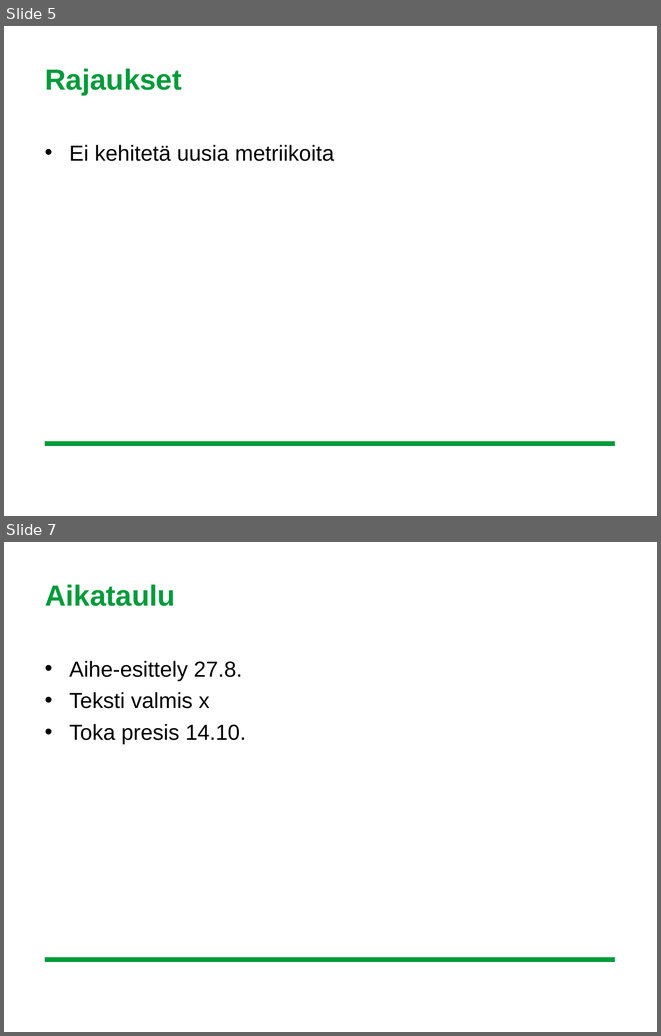
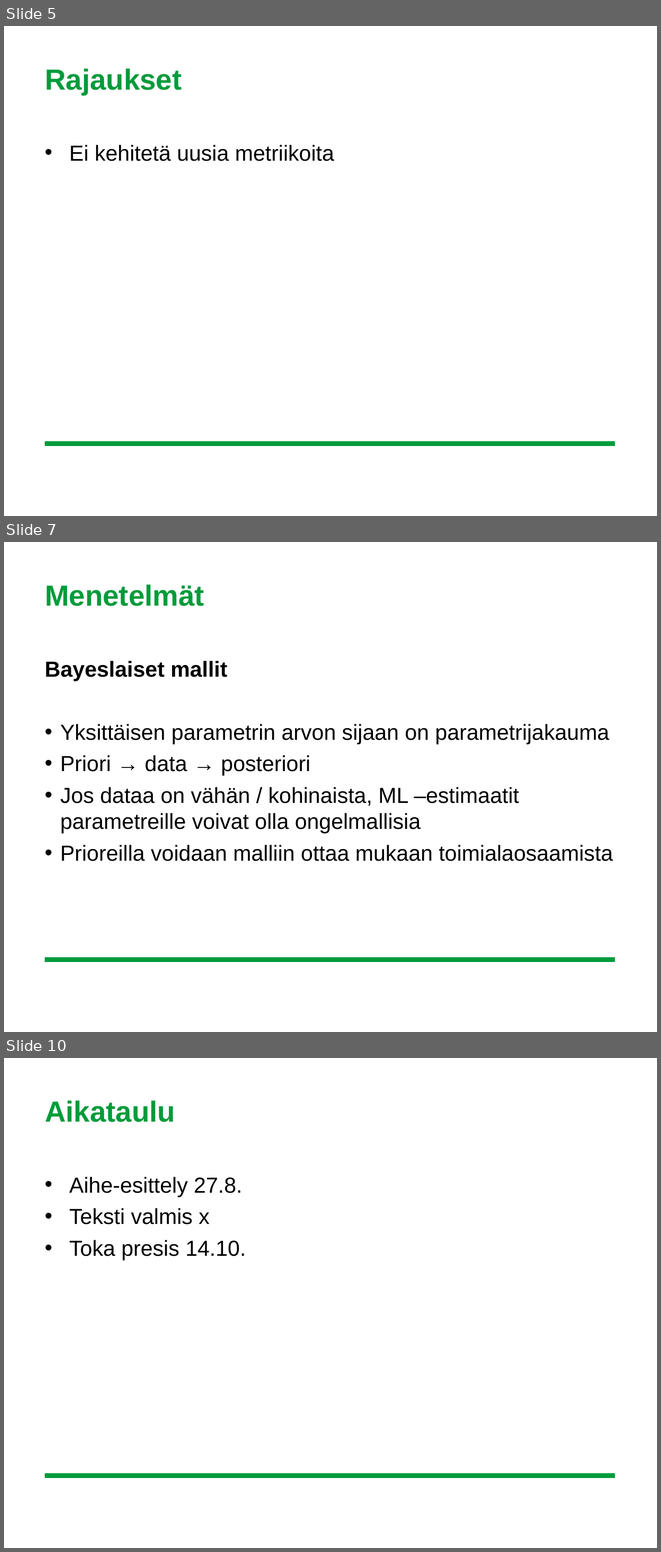
Before and after one commit to leevirontySF/BSC_thesis, a slide deck: aihepresis.ppt. Shown one above the other, each under a label of ours: slides 5 and 7 before the commit, slides 5, 7 and 10 after it; the slides between them are not shown. The pictures are 661x1036 and 661x1552 pixels, drawn with LibreOffice and Linux fonts; fonts in the diff are those of the drawing; background and template pictures are left out. Boxes give left, top, right and bottom in pixels: in the first picture for what was removed or moved away, otherwise in the second. Text is boxed around its words. In the diff, an @@ line names an element or a change of style, - is before the commit and + after.

```diff
--- a/aihepresis.ppt
+++ b/aihepresis.ppt
@@ slide 7 added at bbox=[4, 542, 657, 1032], background #FFFFFF; not listed: 1 template element that a slide beside it also shows @@
@@ title added at bbox=[45, 584, 204, 606], 32 pt, text #009B3A, bold @@
+Menetelmät
@@ text added at bbox=[45, 661, 613, 861], 24 pt, text #000000 @@
+Bayeslaiset mallit
+• Yksittäisen parametrin arvon sijaan on parametrijakauma
+• Priori → data → posteriori
+• Jos dataa on vähän / kohinaista, ML –estimaatit parametreille voivat olla ongelmallisia
+• Prioreilla voidaan malliin ottaa mukaan toimialaosaamista
@@ what was slide 7 is now slide 10 @@
```
Also in this commit, not shown: 2 slides changed, 2 other slides added.
